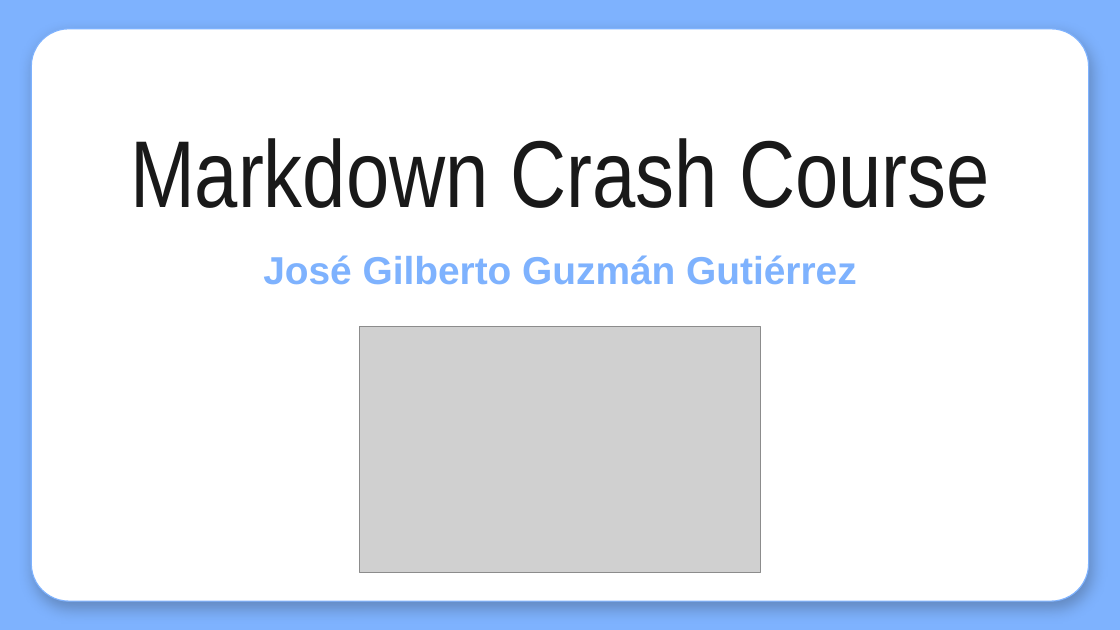
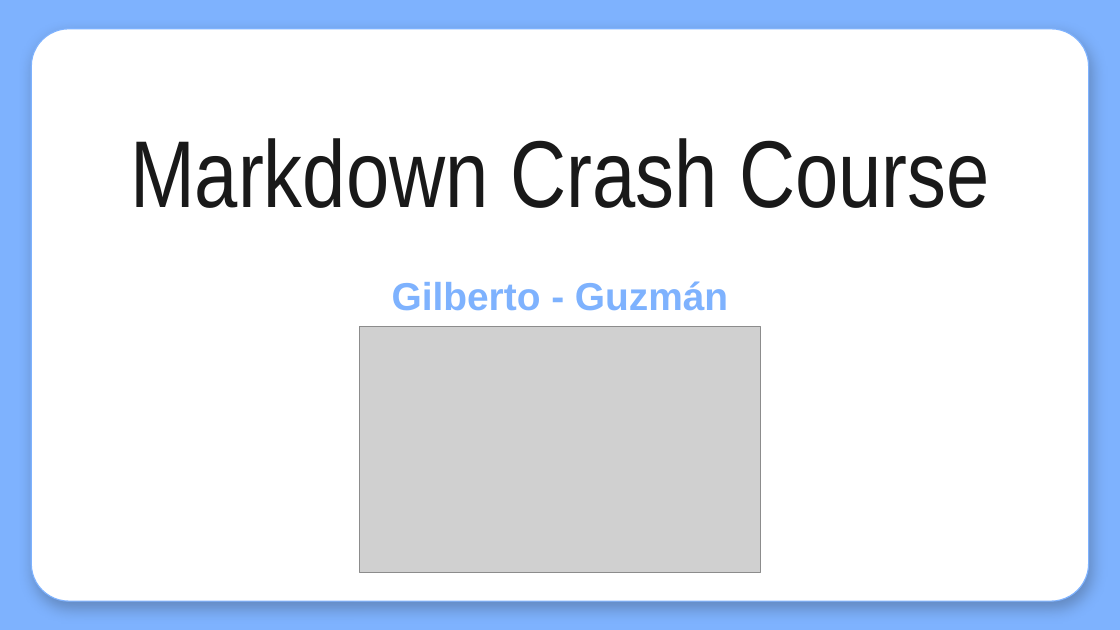
Before and after one commit to Gilberto-Guzman/Descubre-el-mundo-de-markdown, a slide deck: slide 1 of Presentacion/Markdown Crash Course.pptx. Drawn at 1120x630 pixels with LibreOffice and Linux fonts; fonts in the diff are those of the drawing; grey boxes stand for pictures. Boxes give left, top, right and bottom in pixels: in the first picture for what was removed or moved away, otherwise in the second. Text is boxed around its words. In the diff, an @@ line names an element or a change of style, - is before the commit and + after.

```diff
--- a/Presentacion/Markdown Crash Course.pptx
+++ b/Presentacion/Markdown Crash Course.pptx
@@ subtitle at (x1=392, y1=281, x2=728, y2=311): text changed @@
-José Gilberto Guzmán Gutiérrez
+Gilberto - Guzmán
```
Also in this commit, not shown: 3 other slides changed, 2 slides added, 1 slide removed.
